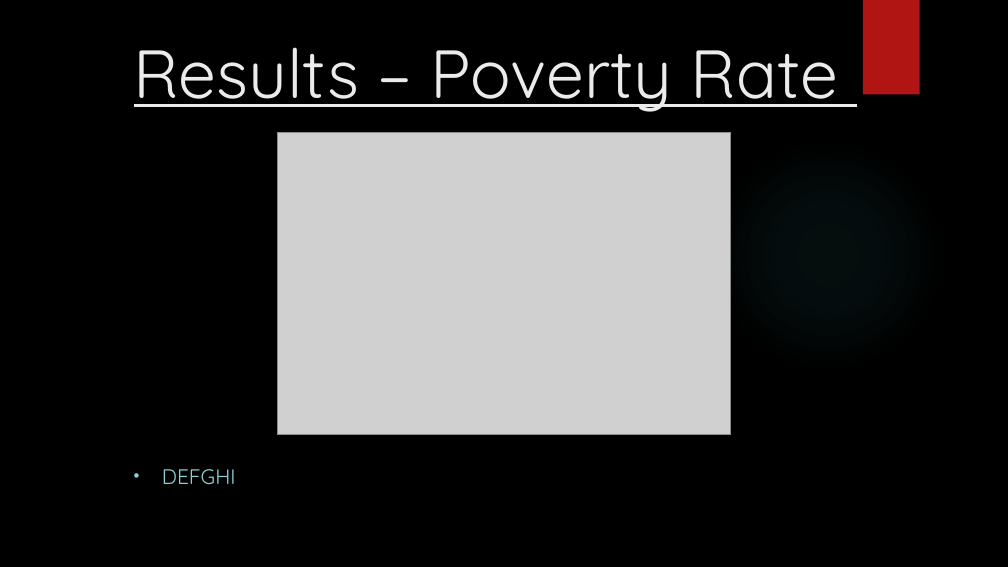
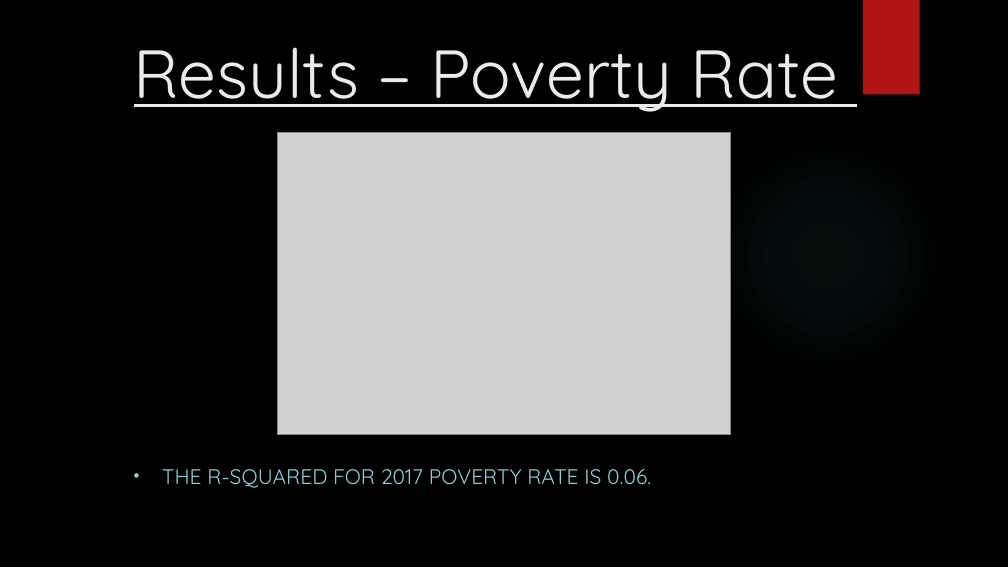
Before and after one commit to Falcon-d/Project-1-Broadband-Access, a slide deck: slide 13 of Project 1 Deck.pptx (slide 12 before the commit). Drawn at 1008x567 pixels with LibreOffice and Linux fonts; fonts in the diff are those of the drawing; grey boxes stand for pictures; background and template pictures are left out. Boxes give left, top, right and bottom in pixels: in the first picture for what was removed or moved away, otherwise in the second. Text is boxed around its words. In the diff, an @@ line names an element or a change of style, - is before the commit and + after.

Commit message:
added r-squared values to presentation

```diff
--- a/Project 1 Deck.pptx
+++ b/Project 1 Deck.pptx
@@ subtitle at [162,469,651,488]: text changed @@
-• DEFGHI
+• THE R-SQUARED FOR 2017 POVERTY RATE IS 0.06.
```
Also in this commit, not shown: 11 other slides changed, 1 slide added, 32 other files.
